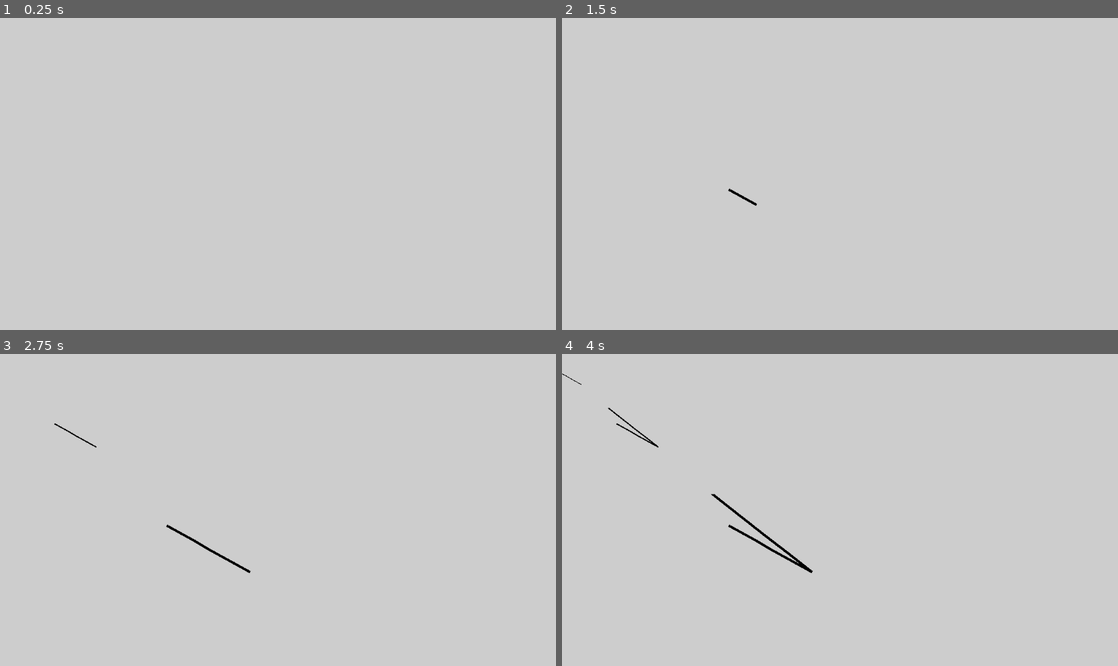
Above: before the commit, frames 1-4 (two rows, left to right).
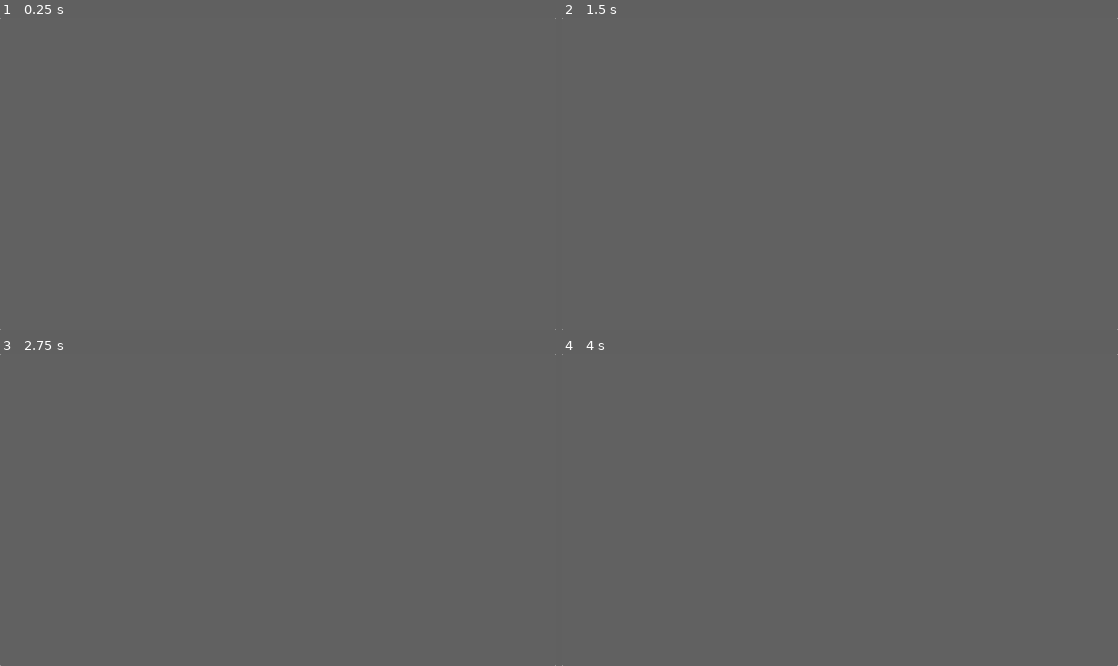
Above: after the commit, the same moments.

Repository: EggBreakfast/susa-26
Game: Godot game, scene res://drawing_system/drawing_system.tscn
Same seed, same stepped clock (60 frames per second), same inputs: the game is played once before the commit and once after it.
Inputs (mouse positions are in pixels of both pictures, inside the frame that each line leads up to):
- Up to frame 1 (0.25 s): no input
- Up to frame 2 (1.5 s): tap Enter at 0.5 s; move the mouse to (962, 158) at 0.52 s; hold ` (Capture) 0.53-1.25 s; click (962, 158) at 0.67 s; tap Space at 1.25 s; drag from (728, 189) to (812, 236) at 1.27 s
- Up to frame 3 (2.75 s): tap Enter at 2 s; move the mouse to (333, 441) at 2.02 s; hold ` (Capture) from 2.03 s (still down); click (333, 441) at 2.17 s
- Up to frame 4 (4 s): release ` (Capture) at 2.75 s; tap Space at 2.75 s; drag from (812, 572) to (673, 463) at 2.77 s; tap Enter at 3.5 s; move the mouse to (1006, 556) at 3.52 s; hold ` (Capture) from 3.53 s (still down); click (1006, 556) at 3.67 s

The runs differ from the first frame. In frame 1, 100% of the frame differs, in the area x 0-100%, y 0-100%; in frame 2, 100%; in frame 3, 100%; in frame 4, 100%.

Commit message:
Touched buttons

Diff:
--- a/drawing_system/drawing_system.tscn
+++ b/drawing_system/drawing_system.tscn
@@ -3,6 +3,20 @@
 [ext_resource type="Script" uid="uid://l0vvnhnx3nju" path="res://drawing_system/drawing_system.gd" id="1_okv10"]
 
 [node name="DrawingSystem" type="Node2D" unique_id=470064038]
+visible = false
 script = ExtResource("1_okv10")
 
 [node name="Lines" type="Node2D" parent="." unique_id=1729566489]
+
+[node name="CanvasLayer" type="CanvasLayer" parent="." unique_id=2135269875]
+follow_viewport_enabled = true
+
+[node name="PanelContainer" type="PanelContainer" parent="CanvasLayer" unique_id=1110874903]
+anchors_preset = 15
+anchor_right = 1.0
+anchor_bottom = 1.0
+grow_horizontal = 2
+grow_vertical = 2
+
+[node name="Area2D" type="Area2D" parent="CanvasLayer/PanelContainer" unique_id=85639750]
+scale = Vector2(10.052106, 10.052106)
--- a/kitchen/kitchen.tscn
+++ b/kitchen/kitchen.tscn
@@ -3,6 +3,9 @@
 [ext_resource type="Script" uid="uid://d2nsy8f5l1qyi" path="res://kitchen/kitchen.gd" id="1_lwc1s"]
 [ext_resource type="PackedScene" uid="uid://1wte56tksmmk" path="res://customers/placeholder/placeholder.tscn" id="2_apelb"]
 [ext_resource type="PackedScene" uid="uid://cvl4u62fhfby0" path="res://customers/eyeguy/eyeguy.tscn" id="2_qsv0g"]
+[ext_resource type="PackedScene" uid="uid://8npokvov3g2i" path="res://drawing_system/drawing_system.tscn" id="4_2r452"]
+[ext_resource type="Texture2D" uid="uid://shsvpvcswlni" path="res://sprites/icon.svg" id="4_pufpo"]
+[ext_resource type="Script" uid="uid://byis007s41k1w" path="res://customers/_customer/customer_timer.gd" id="5_2r452"]
 
 [node name="Kitchen" type="Node2D" unique_id=1082625060 node_paths=PackedStringArray("customer_spawn_point")]
 script = ExtResource("1_lwc1s")
@@ -22,11 +25,11 @@
 layout_mode = 2
 size_flags_vertical = 3
 
-[node name="Control" type="Control" parent="CanvasLayer/VBoxContainer/HBoxContainer" unique_id=762043553]
+[node name="Customer" type="Control" parent="CanvasLayer/VBoxContainer/HBoxContainer" unique_id=762043553]
 layout_mode = 2
 size_flags_horizontal = 3
 
-[node name="MarginContainer" type="MarginContainer" parent="CanvasLayer/VBoxContainer/HBoxContainer" unique_id=154867783]
+[node name="DrawingArea" type="MarginContainer" parent="CanvasLayer/VBoxContainer/HBoxContainer" unique_id=154867783]
 layout_mode = 2
 size_flags_horizontal = 3
 theme_override_constants/margin_left = 16
@@ -34,8 +37,11 @@
 theme_override_constants/margin_right = 16
 theme_override_constants/margin_bottom = 16
 
-[node name="PanelContainer" type="PanelContainer" parent="CanvasLayer/VBoxContainer/HBoxContainer/MarginContainer" unique_id=1920019375]
+[node name="PanelContainer" type="PanelContainer" parent="CanvasLayer/VBoxContainer/HBoxContainer/DrawingArea" unique_id=1920019375]
 layout_mode = 2
+
+[node name="DrawingSystem" parent="CanvasLayer/VBoxContainer/HBoxContainer/DrawingArea/PanelContainer" unique_id=470064038 instance=ExtResource("4_2r452")]
+position = Vector2(290, 145)
 
 [node name="MarginContainer" type="MarginContainer" parent="CanvasLayer/VBoxContainer" unique_id=2034646522]
 layout_mode = 2
@@ -48,5 +54,18 @@
 [node name="PanelContainer" type="PanelContainer" parent="CanvasLayer/VBoxContainer/MarginContainer" unique_id=1090414183]
 layout_mode = 2
 
+[node name="VBoxContainer" type="VBoxContainer" parent="CanvasLayer/VBoxContainer" unique_id=1855454143]
+layout_mode = 2
+
 [node name="CustomerSpawnPoint" type="Marker2D" parent="." unique_id=20959887]
 position = Vector2(300, 342)
+
+[node name="CustomerTimer" type="TextureProgressBar" parent="." unique_id=270229198]
+offset_left = 2.0
+offset_top = 1.0
+offset_right = 130.0
+offset_bottom = 129.0
+step = 0.001
+fill_mode = 4
+texture_progress = ExtResource("4_pufpo")
+script = ExtResource("5_2r452")
